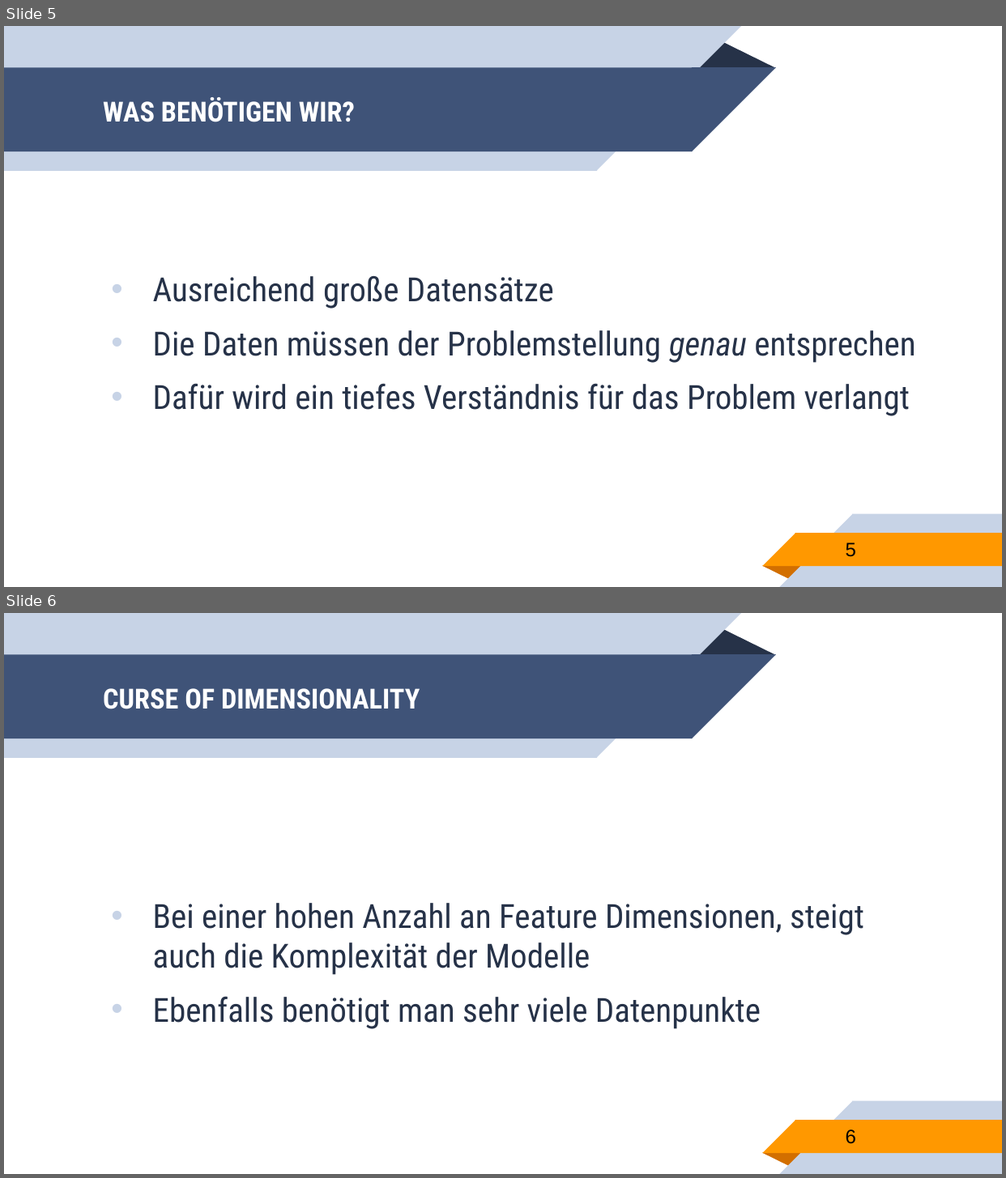
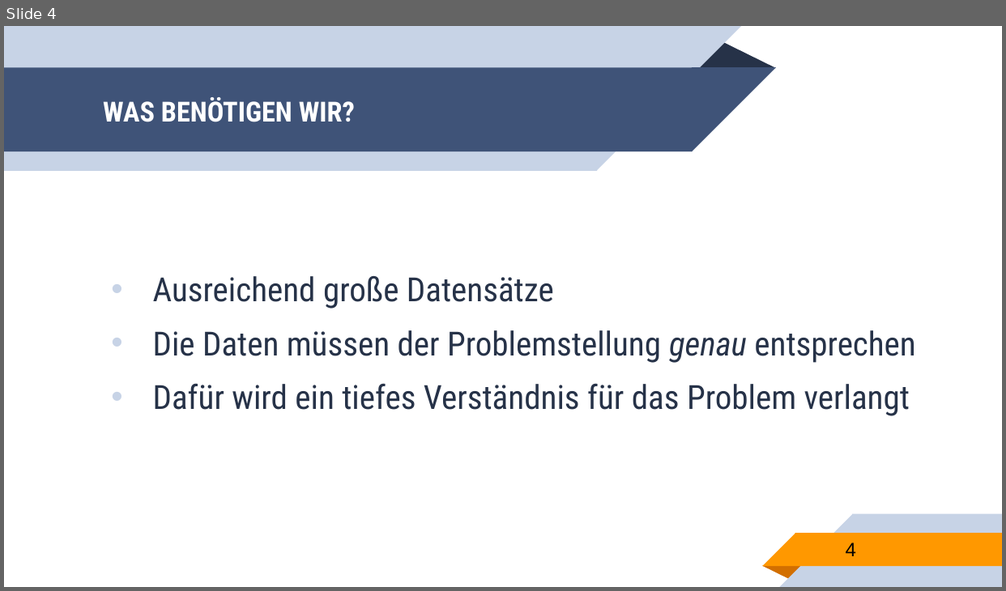
Before and after one commit to franneck94/UdemyML, a slide deck: lectures/MachineLearning.pptx. Shown one above the other, each under a label of ours: slides 5 and 6 before the commit, slide 4 after it. The pictures are 1006x1178 and 1006x591 pixels, drawn with LibreOffice and Linux fonts; fonts in the diff are those of the drawing. Boxes give left, top, right and bottom in pixels: in the first picture for what was removed or moved away, otherwise in the second. Text is boxed around its words. In the diff, an @@ line names an element or a change of style, - is before the commit and + after.

```diff
--- a/lectures/MachineLearning.pptx
+++ b/lectures/MachineLearning.pptx
@@ slide 6 removed at (4,613,1002,1174), background #FFFFFF; not listed: 10 template elements that a slide beside it also shows @@
@@ title removed at (103,688,420,709) @@
-CURSE OF DIMENSIONALITY
@@ text removed at (153,903,864,1029) @@
-• Bei einer hohen Anzahl an Feature Dimensionen, steigt auch die Komplexität der Modelle
-• Ebenfalls benötigt man sehr viele Datenpunkte
@@ page number removed at (846,1130,856,1144) @@
-6
@@ what was slide 5 is now slide 4 @@
@@ page number at (846,543,856,557): text changed @@
-5
+4
```
Also in this commit, not shown: 1 slide changed, 4 slides added, 4 other files.
